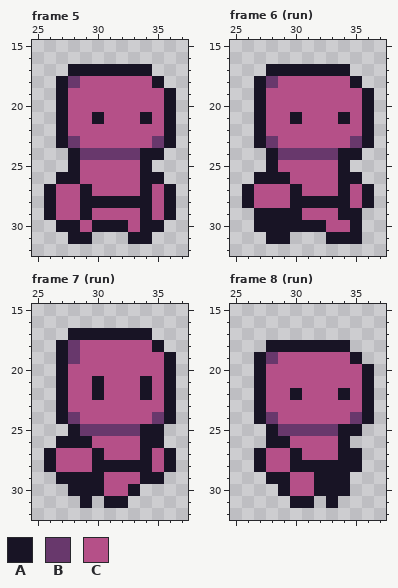
A pixel-art file gets an edit: data/imgs/animations/enemy.ase. That is the earlier state.
64x64 pixels, 14 frames. Shown: frame 5: x 25..37, y 15..32; frame 6 (run): x 25..37, y 15..32; frame 7 (run): x 25..37, y 15..32; frame 8 (run): x 25..37, y 15..32. The commit also changed other frames, which this record leaves out.
Palette (. is transparent): A #181425  B #68386c  C #b55088
The result:
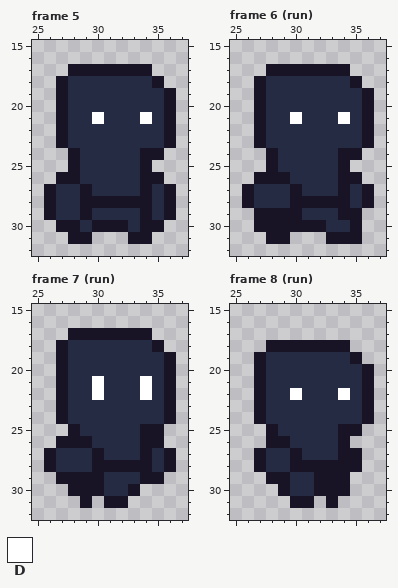
Colours new in this view: D #ffffff
What changed:
layer "Group 1/Layer 6" added
colour C: #b55088 -> #262b44
Frame 5, layers "Group 1/Layer 6", "Group 1/Head1":
y 18: x 28 B -> C
y 21: x 30 A -> D; x 34 A -> D
y 23: x 28 B -> C; x 35 B -> C
y 24: x 29..33 BBBBB -> CCCCC
Frame 6 (run), layers "Group 1/Layer 6", "Group 1/Head1": the same change as frame 5
Frame 7 (run), layers "Group 1/Layer 6", "Group 1/Head1":
y 18..19: x 28 B -> C
y 21..22: x 30 A -> D; x 34 A -> D
y 24: x 28 B -> C; x 35 B -> C
y 25: x 29..33 BBBBB -> CCCCC
Frame 8 (run), layers "Group 1/Layer 6", "Group 1/Head1":
y 19: x 28 B -> C
y 22: x 30 A -> D; x 34 A -> D
y 24: x 28 B -> C; x 35 B -> C
y 25: x 29..33 BBBBB -> CCCCC
Changed places in both pictures, as pixel boxes (x1, y1, x2, y2):
changed: (56, 76, 164, 232)
changed: (254, 76, 362, 232)
changed: (56, 340, 164, 496)
changed: (266, 352, 362, 496)
